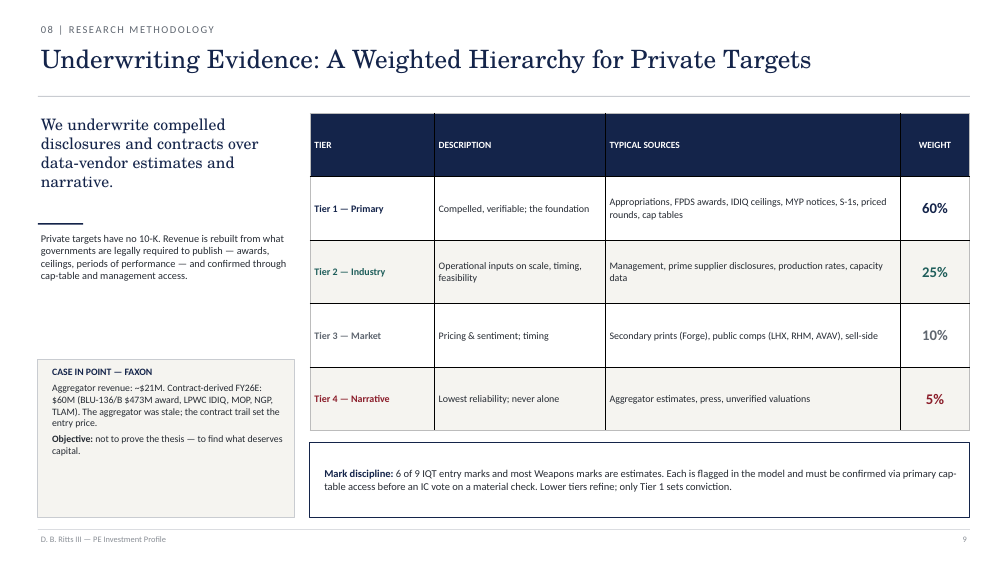
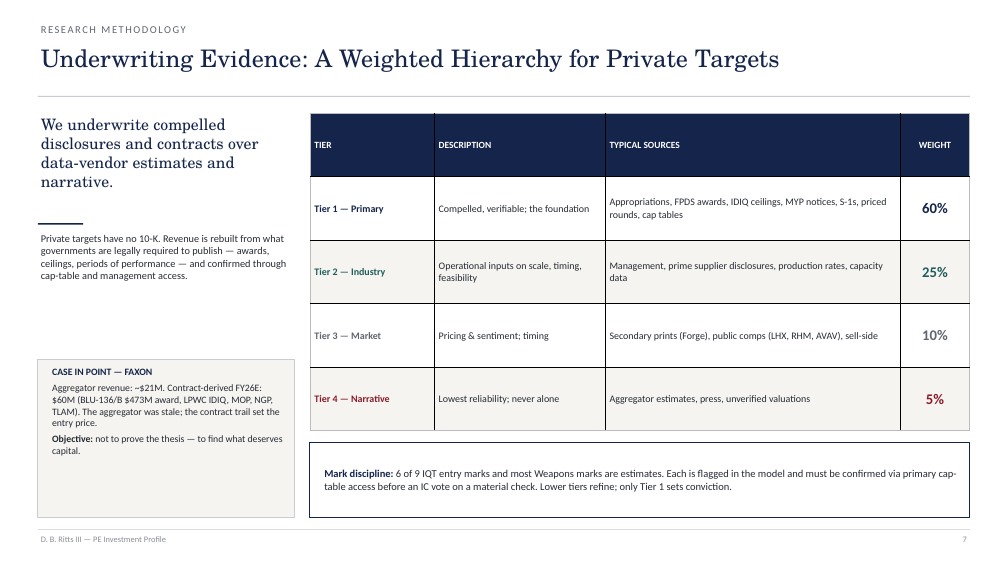
Before and after one commit to GoldmanRacks/Default, a slide deck: slide 7 of guides/D.B._Ritts_III_PE_Investment_Profile.pptx (slide 9 before the commit). Drawn at 1008x567 pixels with LibreOffice and Linux fonts; fonts in the diff are those of the drawing. Boxes give left, top, right and bottom in pixels: in the first picture for what was removed or moved away, otherwise in the second. Text is boxed around its words. In the diff, an @@ line names an element or a change of style, - is before the commit and + after.

```diff
--- a/guides/D.B._Ritts_III_PE_Investment_Profile.pptx
+++ b/guides/D.B._Ritts_III_PE_Investment_Profile.pptx
@@ text at (41,26,185,33): text changed @@
-08 | RESEARCH METHODOLOGY
+RESEARCH METHODOLOGY
@@ text "Underwriting Evidence: A Weighted Hierarchy ..." at (41,49,780,72): size 24 to 23 pt @@
```
Also in this commit, not shown: 20 other slides changed, 10 slides added, 4 other files.
